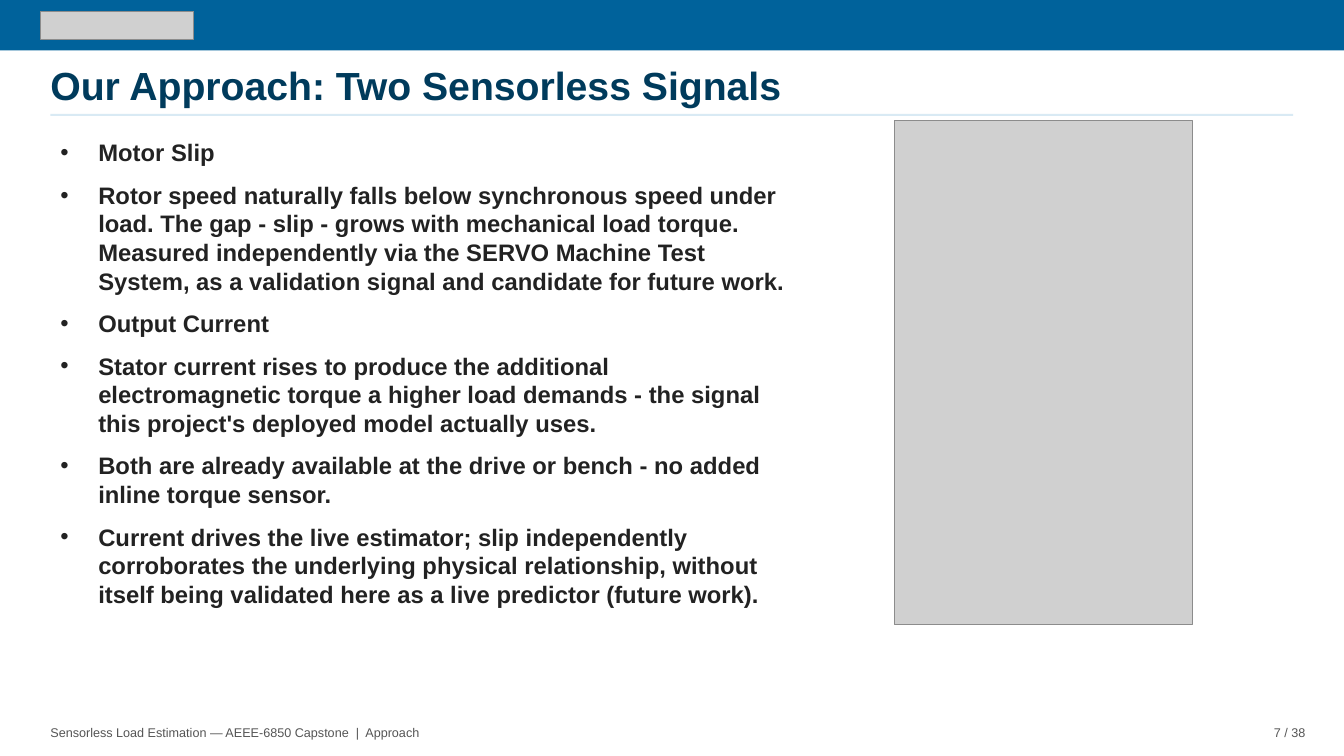
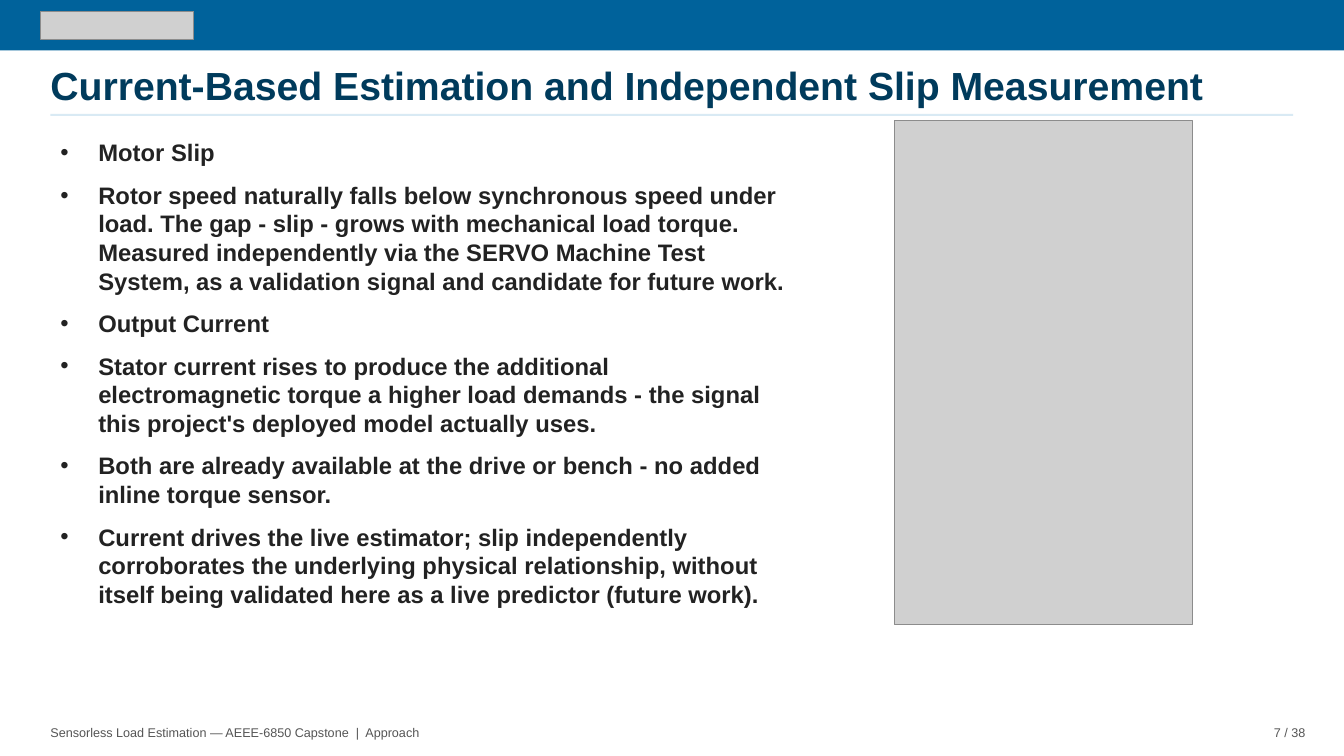
Before and after one commit to David-4529/Capstone, a slide deck: slide 7 of docs/paper/Sensorless_Load_Estimation_Deck_Rev17.pptx. Drawn at 1344x756 pixels with LibreOffice and Linux fonts; fonts in the diff are those of the drawing; grey boxes stand for pictures. Boxes give left, top, right and bottom in pixels: in the first picture for what was removed or moved away, otherwise in the second. Text is boxed around its words. In the diff, an @@ line names an element or a change of style, - is before the commit and + after.

```diff
--- a/docs/paper/Sensorless_Load_Estimation_Deck_Rev17.pptx
+++ b/docs/paper/Sensorless_Load_Estimation_Deck_Rev17.pptx
@@ text at <box>50,71,1203,108</box>: text changed @@
-Our Approach: Two Sensorless Signals
+Current-Based Estimation and Independent Slip Measurement
```
Also in this commit, not shown: 8 other slides changed.
